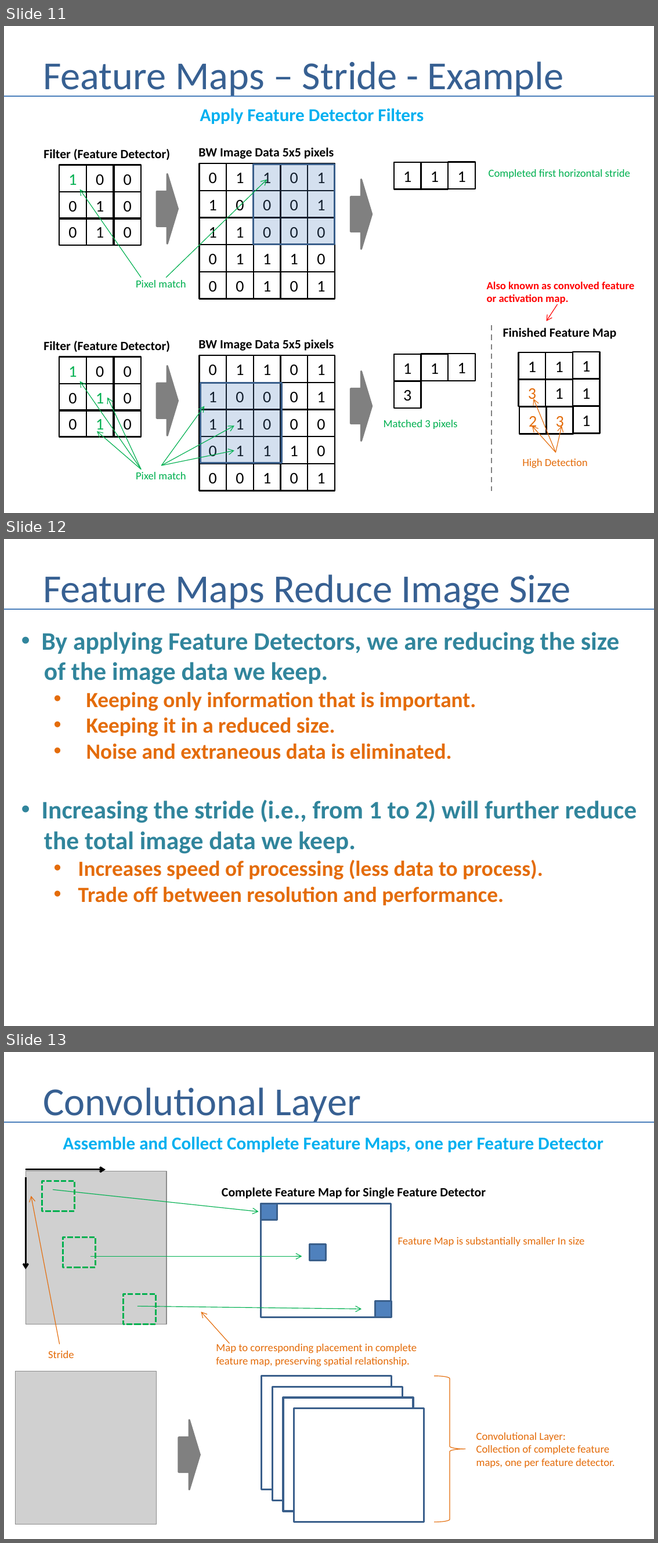
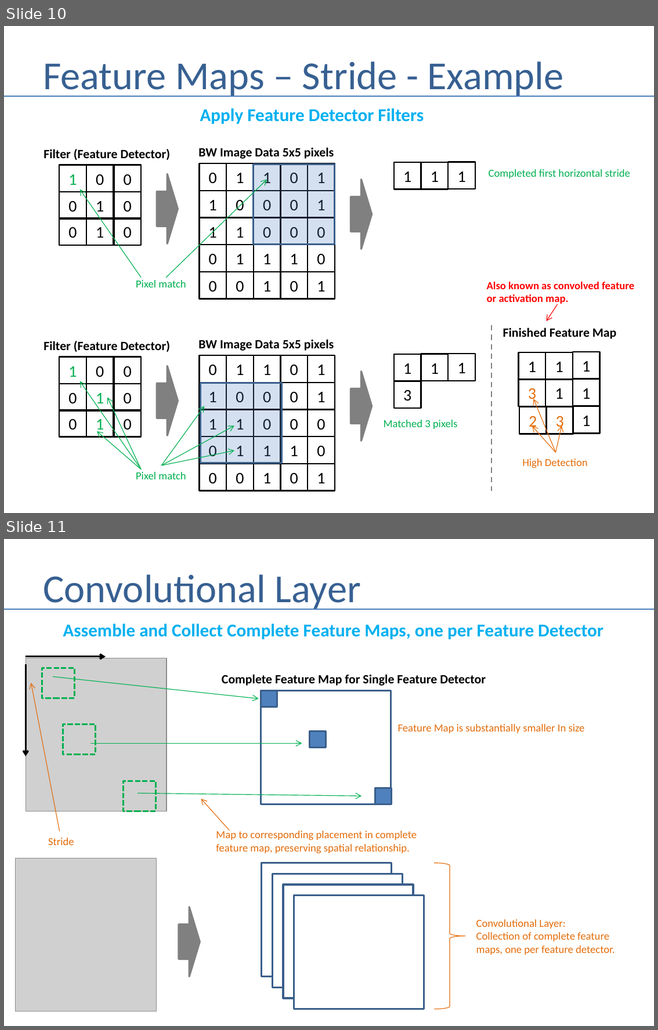
Before and after one commit to andrewferlitsch/Portland-Data-Science-Group, a slide deck: Presentations/ML Convolutional Neural Networks.pptx. Shown one above the other, each under a label of ours: slides 11, 12 and 13 before the commit, slides 10 and 11 after it. The pictures are 658x1543 and 658x1030 pixels, drawn with LibreOffice and Linux fonts; fonts in the diff are those of the drawing; grey boxes stand for pictures. Boxes give left, top, right and bottom in pixels: in the first picture for what was removed or moved away, otherwise in the second. Text is boxed around its words. In the diff, an @@ line names an element or a change of style, - is before the commit and + after.

```diff
--- a/Presentations/ML Convolutional Neural Networks.pptx
+++ b/Presentations/ML Convolutional Neural Networks.pptx
@@ slide 12 removed at box(4, 539, 654, 1026), background #FFFFFF @@
@@ title removed at box(43, 574, 571, 610) @@
-Feature Maps Reduce Image Size
@@ line removed from (4, 609) to (654, 609) @@
@@ text removed at box(42, 632, 637, 906) @@
-• By applying Feature Detectors, we are reducing the size
-of the image data we keep.
-  • Keeping only information that is important.
-  • Keeping it in a reduced size.
-  • Noise and extraneous data is eliminated.
-• Increasing the stride (i.e., from 1 to 2) will further reduce
-the total image data we keep.
-  • Increases speed of processing (less data to process).
-  • Trade off between resolution and performance.
@@ what was slide 11 is now slide 10 @@
@@ what was slide 13 is now slide 11 @@
```
Also in this commit, not shown: 1 slide changed, 1 other slide removed, 2 other files.
